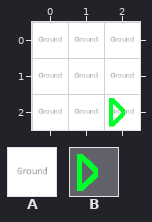
An edit to a level. Tiled map, Assets/Worlds/Demo/Data/Elevators.tmx. The picture above was drawn from the file before the commit.
Cells are 50x50 px. Shown: x 0..2, y 0..2.
Key: from "Master": A 3 "/Base/Ground", B 28 "/Base/Redirection".
_ is an empty cell.
Objects are placed by their top-left corner, in cells (3,4 is the top-left corner of cell 3,4); size is 1x1 cell unless given.
Layers that did not change in this view are not listed.
Layer "Floor 1/Ground" before, first column x 0:
0 _AA
1 AAA
2 AAA
Objects on layer "Floor 1/Ground #2" before:
A "/Base/Ground" at 0,0
Objects on layer "Floor 1/Transitions" before:
B "Platform" at 2,2
And afterwards:
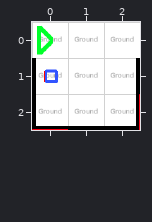
The exact change:
Changed rows in their new state; . is an unchanged cell.
Layer "Floor 1/Ground" (now hidden):
first column x 0:
1 _._
2 ___
Layer "Floor 1/Ground #2" (now hidden):
removed: A "/Base/Ground" at 0,0
Layer "Floor 1/Transitions" (now hidden):
removed: B "Platform" at 2,2
Changed places in both pictures, as pixel boxes (x1, y1, x2, y2):
removed: (32, 25, 140, 130)
